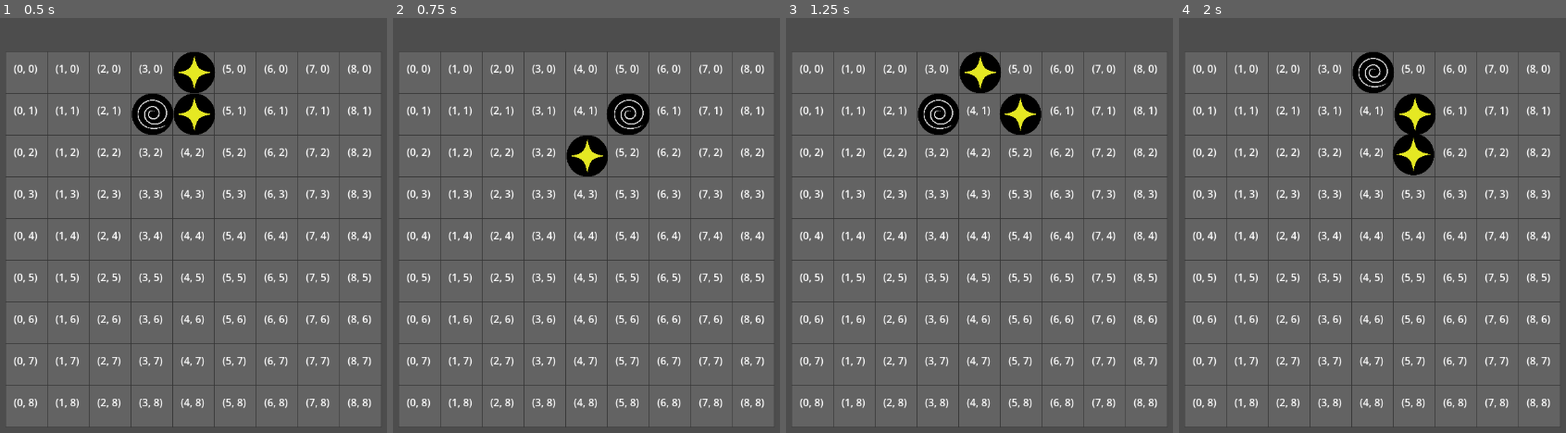
Above: before the commit, frames 1-4 (left to right).
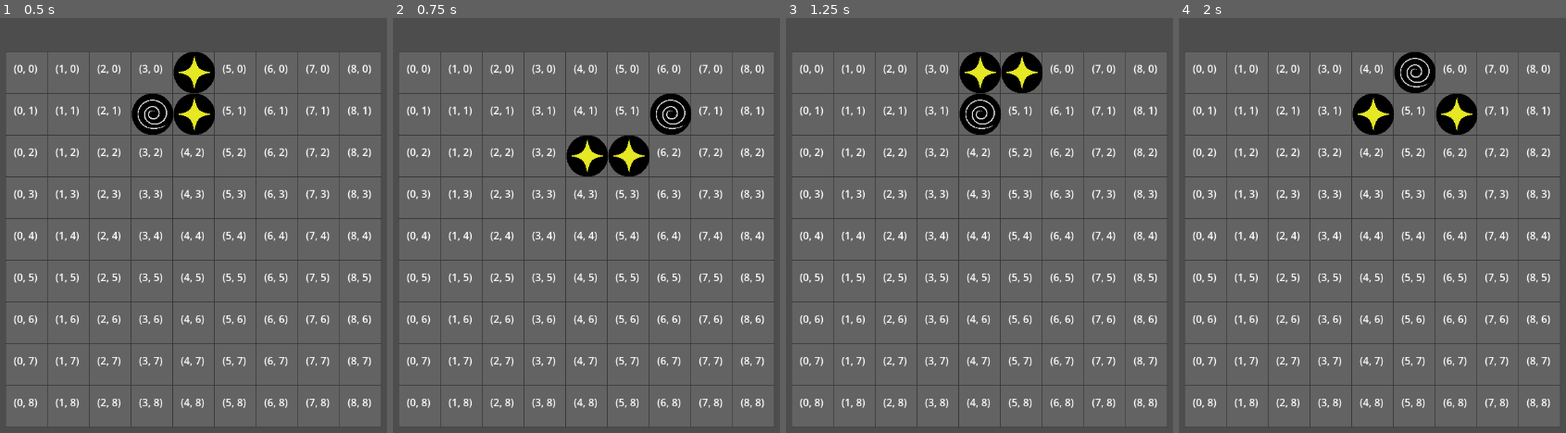
Above: after the commit, the same moments.

Repository: Jose-YP/PuzzlePrototype
Game: Godot game, scene res://Scenes/Main.tscn
Two runs of this game, one before a commit and one after it. Both use one fixed random seed, a clock stepped at 60 frames per second and the inputs below.
Inputs:
- Up to frame 1 (0.5 s): no input
- Up to frame 2 (0.75 s): tap Enter (ui_accept) at 0.5, 0.6 s; hold Right (ui_right) from 0.53 s (still down)
- Up to frame 3 (1.25 s): keep holding Right (ui_right); tap Enter (ui_accept) at 0.77, 1.07 s
- Up to frame 4 (2 s): release Right (ui_right) at 1.28 s; hold Down (ui_down) from 1.28 s (still down); tap Enter (ui_accept) at 1.35, 1.52, 1.82 s

Frame 1 is identical in both runs. In frame 2, 2.5% of the frame differs, in the area x 55-78%, y 18-39%; in frame 3, 3.3%; in frame 4, 5.0%, in the area x 44-78%, y 8-38%.

Commit message:
Might try a different process to move left and right

Diff:
--- a/Code/Scenes/Board.gd
+++ b/Code/Scenes/Board.gd
@@ -63,12 +63,14 @@
 func spawn_piece() -> void:
 	currentPiece = fullPiece.instantiate()
 	$Grid.add_child(currentPiece)
-	currentPiece.currentPos = start_pos
+	currentPiece.currentPos[0] = start_pos
+
 	board[start_pos.x][start_pos.y] = currentPiece.pieces[0]
 	currentPiece.rot.global_position = grid_to_pixel(start_pos)
 
 	full_piece_rotation(start_pos)
 	currentPiece.sync_position()
+	print(currentPiece.currentPos)
 
 func full_piece_rotation(pos) -> void:
 	var firstPos: Vector2 = pos
@@ -95,12 +97,18 @@
 	board[firstPos.x][firstPos.y] = currentPiece.pieces[1]
 	board[secondPos.x][secondPos.y] = currentPiece.pieces[2]
 
+	currentPiece.currentPos[1] = firstPos
+	currentPiece.currentPos[2] = secondPos
+
 	currentPiece.positions[1].global_position = grid_to_pixel(firstPos)
 	currentPiece.positions[2].global_position = grid_to_pixel(secondPos)
 
-	print("Rotation: ", currentPiece.rot.rotation_degrees, "Center: ", pos,"\n",
-	" First: ", currentPiece.pieces[1].currentType, firstPos, currentPiece.positions[1].global_position,
-	"\n Second: ", currentPiece.pieces[2].currentType, secondPos, currentPiece.positions[2].global_position)
+	#print("Rotation: ", currentPiece.rot.rotation_degrees, "Center: ", pos,"\n",
+	#" First: ", currentPiece.pieces[1].currentType, firstPos, currentPiece.positions[1].global_position,
+	#"\n Second: ", currentPiece.pieces[2].currentType, secondPos, currentPiece.positions[2].global_position)
+
+func move_piece() -> void:
+	pass
 
 func _process(_delta) -> void:
 	if currentPiece.currentState == currentPiece.STATE.MOVE:
@@ -110,7 +118,7 @@
 			if currentPiece.rot.rotation_degrees > 360:
 				currentPiece.rot.rotation_degrees -= 360
 
-			full_piece_rotation(currentPiece.currentPos)
+			full_piece_rotation(currentPiece.currentPos[0])
 
 		if Input.is_action_just_pressed("ui_cancel"):
 			currentPiece.rot.rotation_degrees += fmod(rotation_degrees-90,360)
@@ -118,17 +126,98 @@
 			if currentPiece.rot.rotation_degrees < 0:
 				currentPiece.rot.rotation_degrees += 360
 
-			full_piece_rotation(currentPiece.currentPos)
+			full_piece_rotation(currentPiece.currentPos[0])
 
 
 		if Input.is_action_just_pressed("ui_left"):
-			currentPiece.position.x -= 50
+			#Find which piece is closest to the left
+			#Prioritize them in the list
+			var leftPos: Array[Node] = currentPiece.positions
+			leftPos.sort_custom(func(a,b): return a.global_position.y < b.global_position.y)
+			leftPos.sort_custom(func(a,b): return a.global_position.x < b.global_position.x)
+			print("-----------LEFT------------")
+			print(currentPiece.currentPos)
+
+			for i in range(leftPos.size()):
+				var pos: Vector2 = pixel_to_grid(leftPos[i])
+				var nextPos: Vector2 =  Vector2(clamp(pos.x - 1,0,width - 1), pos.y)
+				var regularIndex: int = currentPiece.currentPos.find(pos)
+				print(currentPiece.pieces[regularIndex].currentType, leftPos[i].global_position, pos)
+				print("Old Pos: ",pos ,"New Pos: ",nextPos, "Regular Index: ", regularIndex)
+
+				#To prevent pieces from moving into already existent pieces
+				if board[nextPos.x][nextPos.y] != null:
+					print(board[nextPos.x][nextPos.y])
+					break
+
+				if nextPos == Vector2(0,0) or pos == Vector2(0,0):
+					pass
+
+				board[pos.x][pos.y] = null
+
+				board[nextPos.x][nextPos.y] = currentPiece.pieces[regularIndex]
+				currentPiece.currentPos[regularIndex] = nextPos
+
+				currentPiece.currentPos[regularIndex].global_position = grid_to_pixel(nextPos)
+				print(currentPiece.pieces[regularIndex].currentType, nextPos)
+
 		if Input.is_action_just_pressed("ui_right"):
-			currentPiece.position.x += 50
+			#Find which piece is closest to the right
+			#Prioritize them in the list
+			var rightPos: Array[Node] = currentPiece.positions
+			rightPos.sort_custom(func(a,b): return a.global_position.y < b.global_position.y)
+			rightPos.sort_custom(func(a,b): return a.global_position.x > b.global_position.x)
+			print("-----------RIGHT------------")
+			print(currentPiece.currentPos)
+
+			for i in range(rightPos.size()):
+				var pos: Vector2 = pixel_to_grid(rightPos[i])
+				var nextPos: Vector2 =  Vector2(clamp(pos.x + 1,0,width - 1), pos.y)
+				var regularIndex: int = currentPiece.currentPos.find(pos)
+
+				print(currentPiece.pieces[regularIndex].currentType, pos)
+				print("Old Pos: ",pos ,"New Pos: ",nextPos)
+
+				#To prevent pieces from moving into already existent pieces
+				if board[nextPos.x][nextPos.y] != null:
+					break
+
+				board[pos.x][pos.y] = null
+
+				pos = Vector2(clamp(pos.x + 1,0,width), pos.y)
+
+				board[pos.x][pos.y] = currentPiece.pieces[regularIndex]
+				currentPiece.currentPos[regularIndex] = pos
+
+				rightPos[i].global_position = grid_to_pixel(pos)
+
+		#Both drop, up is hard drop, down is soft drop
 		if Input.is_action_just_pressed("ui_up"):
-			currentPiece.position.y -= 50
+			pass
 		if Input.is_action_just_pressed("ui_down"):
-			currentPiece.position.y += 50
+			#Find which piece is closest to the right
+			#Prioritize them in the list
+			var floorPos: Array[Node] = currentPiece.positions
+			floorPos.sort_custom(func(a,b): return a.global_position.y > b.global_position.y)
+
+			for i in range(floorPos.size()):
+				var regularIndex: int = currentPiece.positions.find(floorPos[i])
+				var pos: Vector2 = currentPiece.currentPos[regularIndex]
+				var nextPos: Vector2 =  Vector2(clamp(pos.x,0,width - 1), clamp(pos.y + 1, 0, height - 1))
+
+				#To prevent pieces from moving into already existent pieces
+				if board[nextPos.x][nextPos.y] != null:
+					break
+
+				board[pos.x][pos.y] = null
+
+				pos = Vector2(clamp(pos.x,0,width), clamp(pos.y + 1, 0, height))
+
+				board[pos.x][pos.y] = currentPiece.pieces[regularIndex]
+				currentPiece.currentPos[regularIndex] = pos
+
+				floorPos[i].global_position = grid_to_pixel(pos)
+
 		if Input.is_anything_pressed():
 			currentPiece.sync_position()
 
@@ -144,12 +233,12 @@
 
 #Turn visual positions into computer positions
 func pixel_to_grid(piece) -> Vector2:
-	var Xnew: int = round((piece.global_position.x - start_pos.x) / offset.x)
-	var Ynew: int = round((piece.global_position.y - start_pos.y) / offset.y)
-
-	print("Global: ",piece.global_position.x, " Start const: ", start_pos.x)
-	print("Global: ",piece.global_position.y, " Start const: ", start_pos.y)
-
+	var Xnew: int = round((piece.global_position.x - origin.x) / offset.x)
+	var Ynew: int = round((piece.global_position.y - origin.y) / offset.y)
+
+	#print("Global: ",piece.global_position.x, " Start const: ", start_pos.x,
+	#"Global: ",piece.global_position.y, " Start const: ", start_pos.y)
+	#print(Vector2(Xnew, Ynew))
 	return Vector2(Xnew, Ynew)
 
 #______________________________
--- /dev/null
+++ b/Code/Scenes/CurrentPos.gd
@@ -0,0 +1,9 @@
+extends Node
+
+#Current pos will make it easy to find the posiiton of every piece in the full piece
+#Make this it's own node so it can be referenced by other variables like a pointer
+var currentPos: Array[Vector2] = [Vector2(), Vector2(), Vector2()]
+
+func _process(_delta):
+	if currentPos[0] == Vector2(0,0):
+		print("AAAAA")
--- a/Code/Scenes/FullPiece.gd
+++ b/Code/Scenes/FullPiece.gd
@@ -2,12 +2,15 @@
 
 @onready var positions: Array = $Positions.get_children()
 @onready var pieces: Array = $Pieces.get_children()
+#Dict doesn't work as the position values aren't pointers to currentPos
+@onready var pieceDict: Dictionary = {$Positions/AnchorPos:[$Pieces/Anchor, currentPos[0]],
+$Positions/Marker2D2:[$Pieces/SinglePiece2, currentPos[1]],$Positions/Marker2D3:[$Pieces/SinglePiece3, currentPos[2]]}
 @onready var rot = $Positions
 
 enum STATE {MOVE, PLACED}
 
-var currentPos: Vector2
 var currentState: STATE = STATE.MOVE
+var currentPos: Array[Vector2] = [Vector2(), Vector2(), Vector2()]
 
 func _ready() -> void:
 	#Randomize Rotation
--- a/Scenes/FullPiece.tscn
+++ b/Scenes/FullPiece.tscn
@@ -10,7 +10,7 @@
 
 [node name="Pieces" type="Node2D" parent="."]
 
-[node name="SinglePiece" parent="Pieces" instance=ExtResource("1_8afeu")]
+[node name="Anchor" parent="Pieces" instance=ExtResource("1_8afeu")]
 
 [node name="SinglePiece2" parent="Pieces" instance=ExtResource("1_8afeu")]
 position = Vector2(0, -50)
@@ -20,7 +20,7 @@
 
 [node name="Positions" type="Node2D" parent="."]
 
-[node name="Marker2D" type="Marker2D" parent="Positions"]
+[node name="AnchorPos" type="Marker2D" parent="Positions"]
 
 [node name="Marker2D2" type="Marker2D" parent="Positions"]
 position = Vector2(0, -50)
